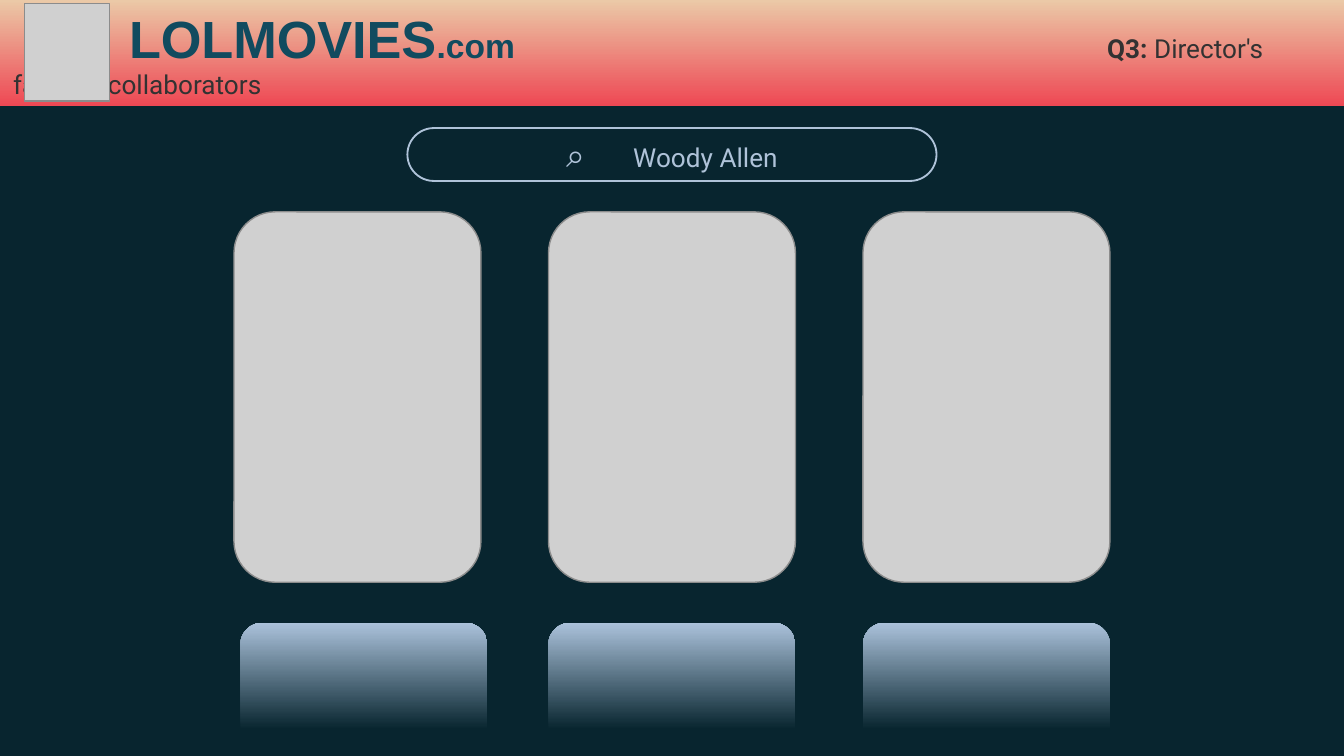
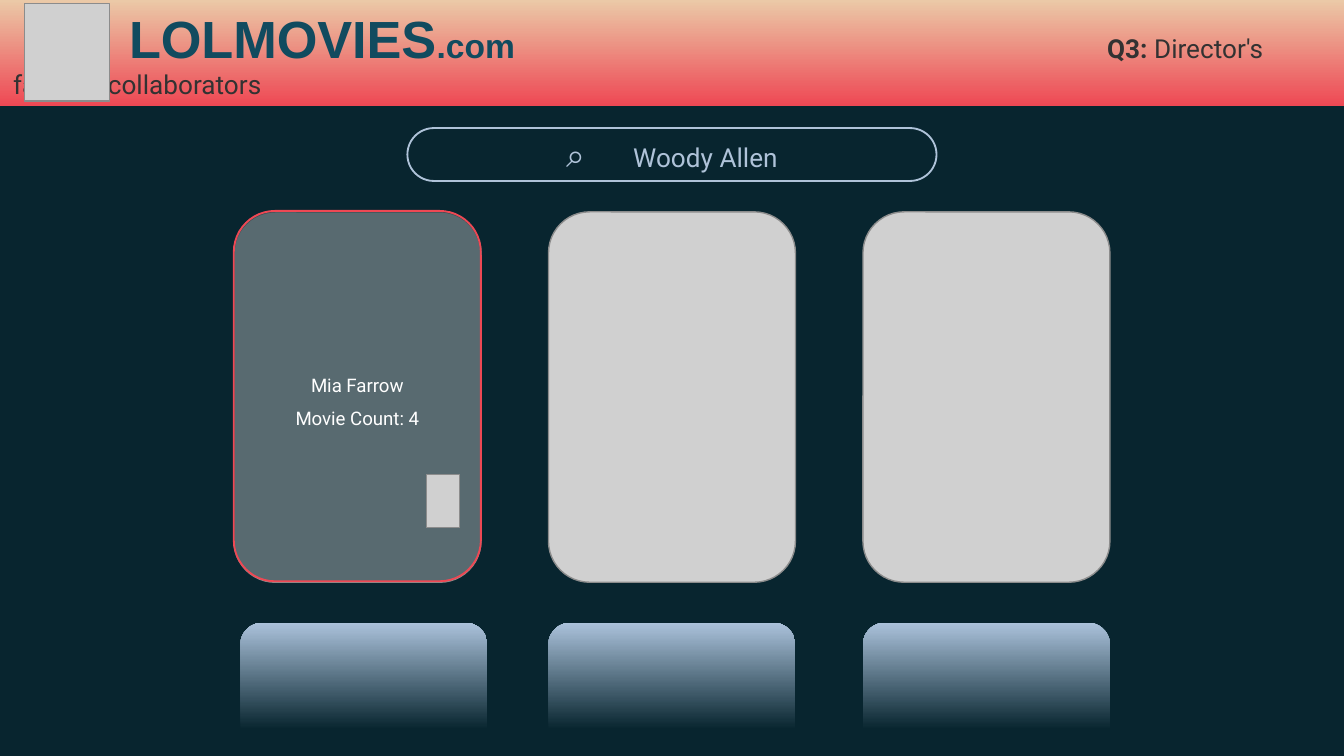
Before and after one commit to MichalBKM/DBMS_Project, a slide deck: slide 6 of do not ZIP for moodle/user_manual.pptx. Drawn at 1344x756 pixels with LibreOffice and Linux fonts; fonts in the diff are those of the drawing; grey boxes stand for pictures. Boxes give left, top, right and bottom in pixels: in the first picture for what was removed or moved away, otherwise in the second. Text is boxed around its words. In the diff, an @@ line names an element or a change of style, - is before the commit and + after.

Commit message:
added text to user manual over movies

```diff
--- a/do not ZIP for moodle/user_manual.pptx
+++ b/do not ZIP for moodle/user_manual.pptx
@@ rounded rectangle added at box(234, 211, 481, 582), fill #092630 at 60% opacity, outline #EE4854 1 pt, 10 pt, text #FFFFFF @@
+Mia Farrow
+Movie Count: 4
@@ picture added at box(426, 474, 460, 527) @@
```
Also in this commit, not shown: 4 other slides changed, 2 other files.
